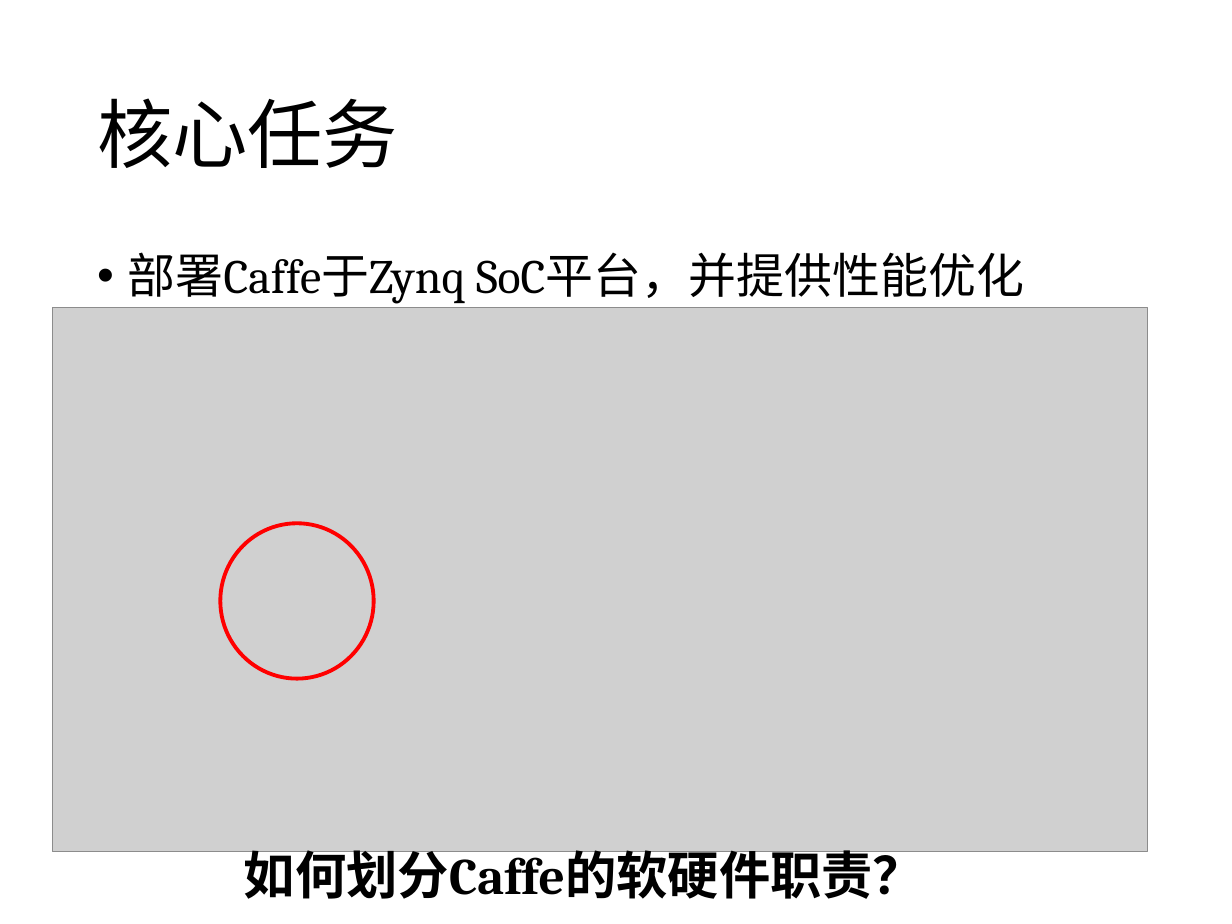
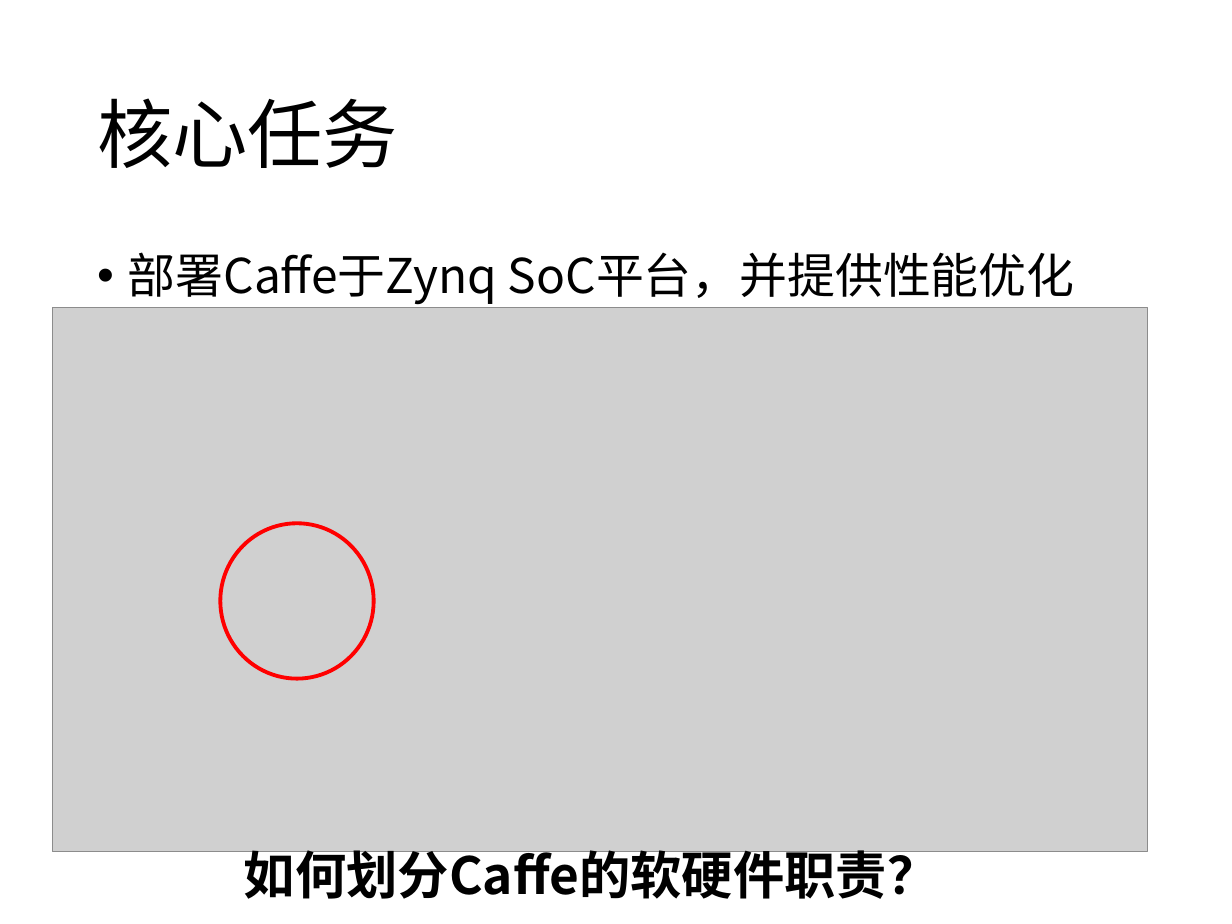
Before and after one commit to kumasento/thesis-tex, a slide deck: slide 5 of 答辩PPT.pptx (slide 4 before the commit). Drawn at 1232x924 pixels with LibreOffice and Linux fonts; fonts in the diff are those of the drawing; grey boxes stand for pictures. Boxes give left, top, right and bottom in pixels: in the first picture for what was removed or moved away, otherwise in the second. Text is boxed around its words. In the diff, an @@ line names an element or a change of style, - is before the commit and + after.

```diff
--- a/答辩PPT.pptx
+++ b/答辩PPT.pptx
@@ text "部署Caffe于Zynq SoC平台，并提供性能优化" at <box>128,252,1075,305</box>: font Cambria to Noto Sans CJK SC @@
@@ text "如何划分Caffe的软硬件职责？" at <box>244,850,939,907</box>: font Cambria to Noto Sans CJK SC @@
```
Also in this commit, not shown: 8 other slides changed, 1 slide added, 3 other files.
